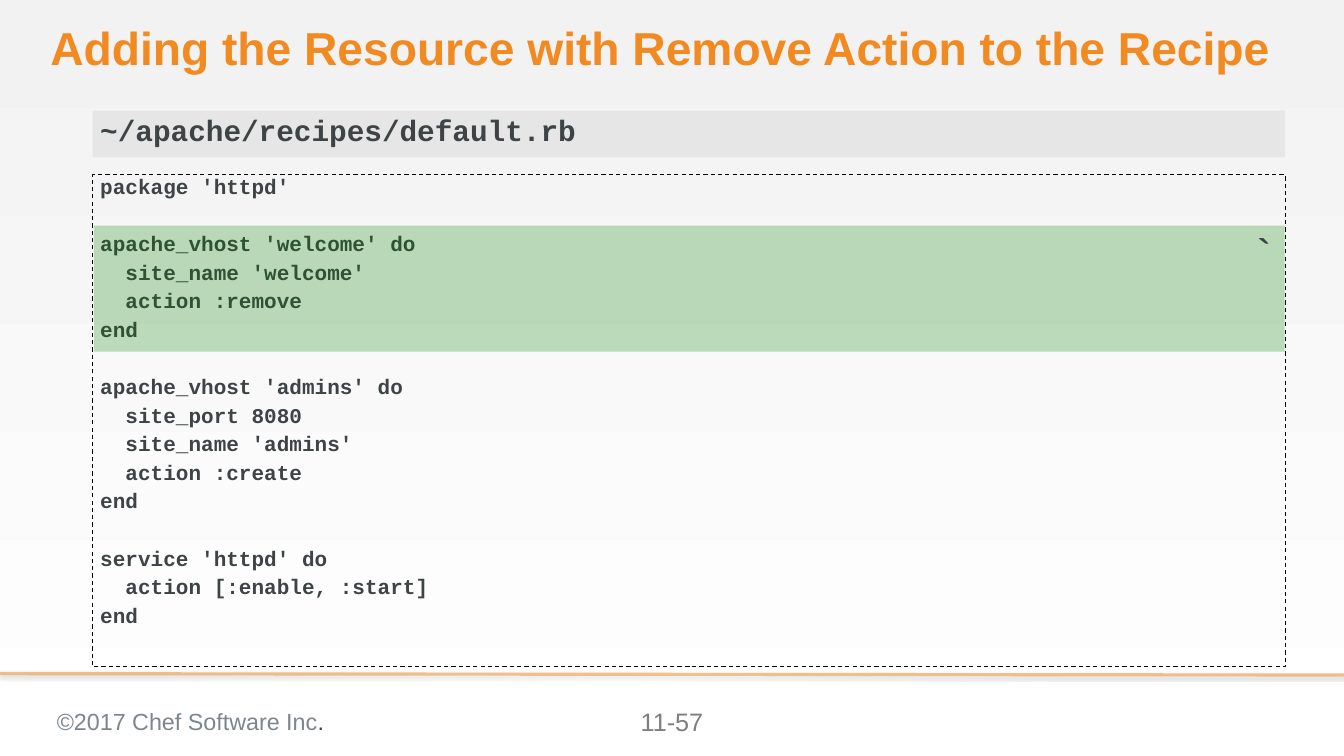
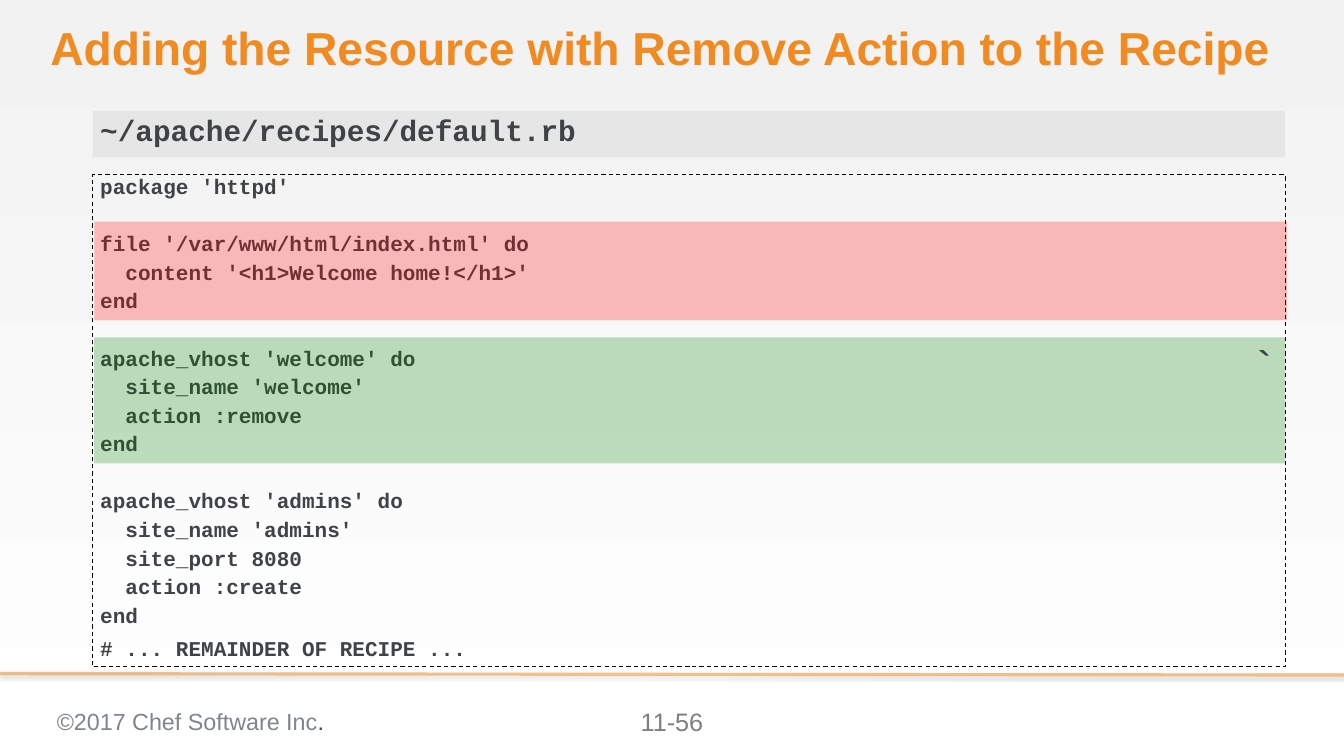
Before and after one commit to ericheiser/chef-intermediate, a slide deck: slide 56 of 11-creating_a_custom_resource.pptx (slide 57 before the commit). Drawn at 1344x756 pixels with LibreOffice and Linux fonts; fonts in the diff are those of the drawing; background and template pictures are left out. Boxes give left, top, right and bottom in pixels: in the first picture for what was removed or moved away, otherwise in the second. Text is boxed around its words. In the diff, an @@ line names an element or a change of style, - is before the commit and + after.

```diff
--- a/11-creating_a_custom_resource.pptx
+++ b/11-creating_a_custom_resource.pptx
@@ rectangle added at (94, 221, 1287, 320), fill #FF0000 at 25% opacity @@
@@ text at (100, 236, 529, 308): paragraphs added @@
+file '/var/www/html/index.html' do
+content '<h1>Welcome home!</h1>'
+end
@@ text "`": place and size @@
-text "`" at (94, 225, 1284, 351)
+text "`" at (94, 337, 1285, 463)
@@ text at (125, 436, 353, 454): paragraph removed @@
-site_name 'admins'
@@ text at (125, 522, 353, 540): paragraph added @@
+site_name 'admins'
@@ text at (176, 642, 416, 656): text changed @@
-service 'httpd' do
-action [:enable, :start]
-end
+# ... REMAINDER OF RECIPE ...
@@ page number at (641, 713, 704, 731): text changed @@
-11-57
+11-56
```
Also in this commit, not shown: 20 other slides changed, 2 slides removed.
